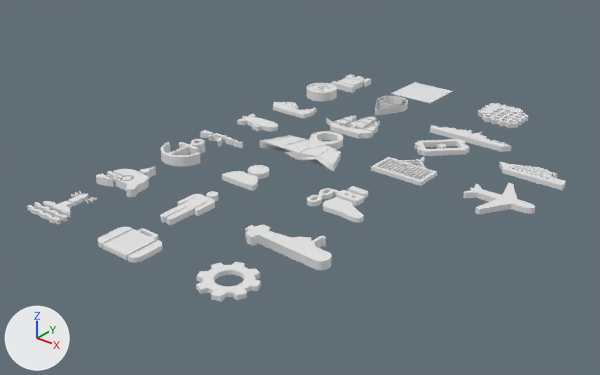
The FBX model URP-UnpathdExplore/Assets/Models/All Models.fbx, before and after one commit.
The view is the same before and after, from a camera (50 mm lens) standing at (27.0, -30.3, 15.9) and looking at (5.6, -3.6, -0.7). The lights are fixed; the arrows at lower left show +X, +Y and +Z. Where no turn or scale is listed for an object, it has been applied to the vertices.

Script lines for the objects in view, before the commit:
```python
ob_cargoship = bpy.data.objects.new('CargoSHip', me_mesh_003)
ob_cargoship.location = (0.0, 2.78, 0.0)
ob_cargoship.scale = (0.0254, 0.0254, 0.0254)
ob_gun = bpy.data.objects.new('Gun', me_mesh_018)
ob_gun.location = (0.0, -2.96, 0.0)
ob_gun.scale = (0.0254, 0.0254, 0.0254)
ob_passanger_ship = bpy.data.objects.new('Passanger Ship', me_mesh_022)
ob_passanger_ship.location = (13.87, 2.82, 0.11)
ob_passanger_ship.scale = (0.0254, 0.0254, 0.0254)
ob_pin_w_map = bpy.data.objects.new('Pin W Map', me_mesh_005)
ob_pin_w_map.location = (4.37, -0.81, 0.18)
ob_pin_w_map.scale = (0.0254, 0.0254, 0.0254)
ob_saiiling_v = bpy.data.objects.new('Saiiling V', me_mesh_002)
ob_saiiling_v.location = (4.51, 2.81, 0.13)
ob_saiiling_v.scale = (0.0254, 0.0254, 0.0254)
ob_slavery = bpy.data.objects.new('Slavery', me_mesh_011)
ob_slavery.location = (8.98, -4.62, 0.11)
ob_submarine = bpy.data.objects.new('Submarine', me_mesh_001)
ob_submarine.location = (9.69, -9.16, 0.16)
# also in view: 'Coin' at (0.0, 5.4, 0.3); 'LightHouse' at (0.0, -12.2, 0.1); 'Helmet' at (0.0, -8.5, 0.0); 'Sizer' at (4.1, 9.4, 0.0); 'Tech' at (9.3, -12.3, 0.1)
```
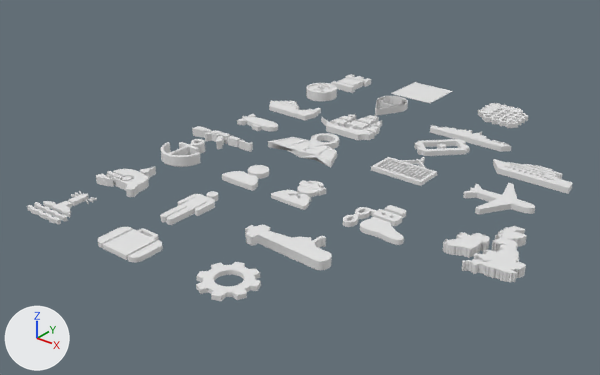
Pixel boxes (x1, y1, x2, y2) of what changed, in the pictures (600 x 375 px):
'British Isles', added
    after: (443, 226, 527, 282)
'Slavery', moved
    before: (307, 186, 368, 223)
    after: (343, 205, 406, 245)
'Pin W Map', rescaled (14% narrower, 17% shorter)
    before: (260, 131, 343, 172)
    after: (268, 133, 339, 167)
'Passanger Ship', rescaled (19% wider, 24% taller)
    before: (499, 162, 566, 190)
    after: (493, 159, 573, 194)
'Saiiling V', rescaled (13% wider, 12% taller)
    before: (326, 115, 380, 139)
    after: (321, 114, 382, 141)
'Crew', added
    after: (271, 180, 326, 210)
'Gun', rescaled (41% wider, 42% taller)
    before: (200, 130, 243, 148)
    after: (192, 126, 253, 152)
'CargoSHip', rescaled (18% wider, 24% taller)
    before: (273, 102, 317, 118)
    after: (269, 100, 321, 120)

The change, as a list of edits to the scene's bpy script:
```text
Add me_mesh_024:
    me_mesh_024.from_pydata(...)  # 1082 vertices, 2152 faces; spans x -0.93..0.93, y -1.12..1.12, z -0.12..0.12
Add me_mesh_025:
    me_mesh_025.from_pydata(...)  # 9024 vertices, 18040 faces; spans x -1.62..1.62, y -1.85..1.85, z -0.19..0.19
Change ob_saiiling_v:
    ob_saiiling_v.scale: (0.0254, 0.0254, 0.0254) -> (0.0288, 0.0288, 0.0288)
Change ob_passanger_ship:
    ob_passanger_ship.scale: (0.0254, 0.0254, 0.0254) -> (0.0306, 0.0306, 0.0306)
Change ob_cargoship:
    ob_cargoship.scale: (0.0254, 0.0254, 0.0254) -> (0.0301, 0.0301, 0.0301)
Change ob_gun:
    ob_gun.scale: (0.0254, 0.0254, 0.0254) -> (0.0357, 0.0357, 0.0357)
Change ob_pin_w_map:
    ob_pin_w_map.scale: (0.0254, 0.0254, 0.0254) -> (0.0216, 0.0216, 0.0216)
Change ob_slavery:
    ob_slavery.location: (8.98, -4.62, 0.11) -> (11.22, -5.14, 0.11)
Add ob_crew:
    ob_crew = bpy.data.objects.new('Crew', me_mesh_024)
    ob_crew.location = (7.01, -5.12, 0.09)
Add ob_british_isles:
    ob_british_isles = bpy.data.objects.new('British Isles', me_mesh_025)
    ob_british_isles.location = (15.66, -4.55, 0.19)
```
